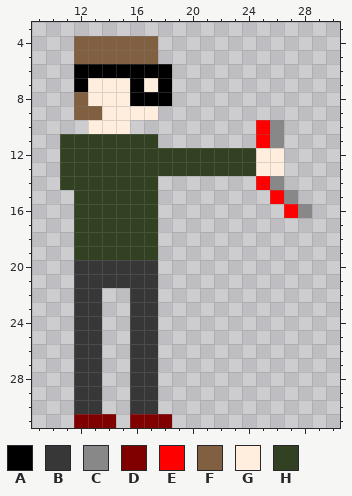
A pixel-art sprite gets an edit: Images/Bill/standing.png. The picture above is the old version.
The file is 128x128 pixels, drawn in blocks of 4x4; one block is one cell here. Shown: x 9..30, y 3..31.
Palette (. is transparent): A #000000  B #373737  C #888888  D #800000  E #ff0000  F #806040  G #ffeedd  H #314121
Pixels before, first column x 11:
 4 .FFFFFF...........
 5 .FFFFFF...........
 6 .AAAAAAA..........
 7 .AGGGAGA..........
 8 .FGGGAAA..........
 9 .FFGGGG...........
10 ..GGG.........EC..
11 HHHHHHH.......EC..
12 HHHHHHHHHHHHHHGG..
13 HHHHHHHHHHHHHHGG..
14 HHHHHHH.......EC..
15 .HHHHHH........EC.
16 .HHHHHH.........EC
17 .HHHHHH...........
18 .HHHHHH...........
19 .HHHHHH...........
20 .BBBBBB...........
21 .BBBBBB...........
22 .BB..BB...........
23 .BB..BB...........
24 .BB..BB...........
25 .BB..BB...........
26 .BB..BB...........
27 .BB..BB...........
28 .BB..BB...........
29 .BB..BB...........
30 .BB..BB...........
31 .DDD.DDD..........
After:
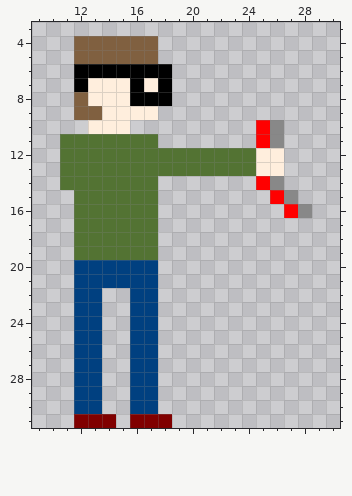
The edit:
Colour B changes from #373737 to #004080.
Colour H changes from #314121 to #537333.
